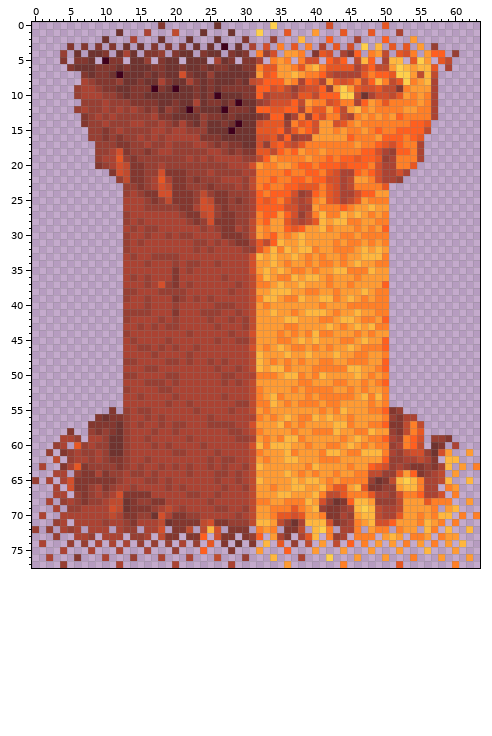
A sprite sheet gets an edit: objects/medieval/fidwell.scenery_large.stg2/images/0.png. This is how it looked before the edit.
The file is 64x78 pixels.
Once edited:
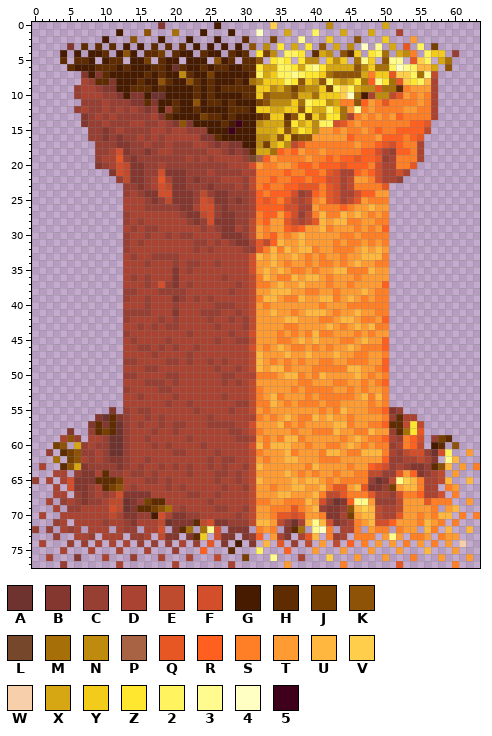
Palette (. is transparent): A #6f332f  B #83372f  C #973f33  D #ab4333  E #bf4b2f  F #d34f2b  G #471b00  H #5f2b00  J #773f00  K #8f5307  L #77472b  M #a76f07  N #bf8b0f  P #a76343  Q #e75723  R #ff5f1f  S #ff7f27  T #ff9b33  U #ffb73f  V #ffcf4b  W #f7cfab  X #d7a713  Y #f3cb1b  Z #ffe72f  2 #fff35f  3 #fffb8f  4 #ffffc3  5 #3f001b
What changed:
@@ x 0..63 @@
- 0 ..................B.......A.......V.......F.......Q.............
- 1 ............A...D...E...A...A...V...Q...T...Q...Q...D...........
- 2 ..........A...D...A...A...A...B...C...U...R...D...R...T.........
- 3 .....B.B.B.B.A.A.B.B.B.A.A.5.A.D.F.S.Q.S.D.Q.F.V.U.Q.Q.T.C......
- 4 ....C.A.AAB.ADA.BBC.BAA.BAA.BAB.SCF.TTS.BQF.DBR.STE.QFS.TRR.C...
- 5 ....B.BBA.5BB.AAC.BAA.AAA.DAB.BBD.STS.SFF.RFR.EUR.DUU.QVT.QE....
- 6 .....BAAABBBABAAABBAABAABABBAABBSQQTTSQTUSQQQQDFREETVUTUUQ.D....
- 7 .......BABBA5AAABABAAFBAACAAAAABTQRTTUTSSREDDDDQSRRQVVTEUE......
- 8 .......DCBBBCAABAADBAADBABAAABAEFRRRTSDRQDTQFQSERUSEQVSTUD......
- 9 ......CDDCBBAABBB5BA5AABABABBBBBRRFQECEFFRCTVTQFFQEEBSTTTD......
-10 ......CDDDCCBABBAAAAAAABAB5AAABBRDEEEDQQERRRVVEADFFEQTSTSD......
-11 .......CCCDCCCBBBBAABAADABBAB5AACDFFFRETSSFQSSDRTSQSSSSTSD......
-12 ......CDCCDCDCDCBCACBA5BAAA5BBBARRQQRRDSQQTRETUSTSSSSTTSSD......
-13 .......BCDCDCCCCCDBBAAAACBBABAAABCRRBDSCRFSSEDSTSTSTRSSSSD......
-14 .......BCCDCCCDDCCDCBDBACAABA5AAFQQQCSQRFTTFQSTSSSSSSSRRQ.......
-15 ........CCBCDCCCCDDCDDCCCAAA5AAAQQQRDQSRFTTSTSSTSRSSRRRRE.......
-16 ........CCBCBCCDCDCDDDDDBBBAAAAAFFQDRCDDTTTTTRSSSTRRRSRQ........
-17 .........CCCBBCCDCCDCCCDDCBCBBAAFCQRFEQSSSSSSSTSSRQFRSSD........
-18 .........CCDFBCCBCDDCCCCCDDCBCBBQQERSRTSSTSSSSSRRFDCRRSD........
-19 .........CDDQCBCCCCCCCDCDCDDDDCCERTSSSSTSSRSRRQRRQCDSSSD........
+ 0 ..................B.......G.......V.......N.......X.............
+ 1 ............G...K...M...G...G...4...X...2...X...X...D...........
+ 2 ..........G...K...G...G...G...H...J...3...Y...K...Y...T.........
+ 3 .....B.H.H.H.G.G.H.H.H.G.G.G.G.K.N.Z.X.Z.K.X.N.4.3.X.Q.2.J......
+ 4 ....G.G.GGH.GKG.HHJ.HGG.HGG.HGH.ZJN.22Z.HXN.KHY.Z2M.XNS.2YY.C...
+ 5 ....H.HHG.GHH.GGJ.HGG.GGG.KGH.HHK.Z2Z.ZNN.YNY.M3Y.K33.QV2.XM....
+ 6 .....HGGGHHHGHGGGHHGAHGGHGHHGGHHZXX22ZX23ZXXXXKNYMM2432UUX.K....
+ 7 .......BGBHGGGGGHGHGGNHGGJGGGGGH2XY2232ZZYMKKKKXSYYQVV2M3E......
+ 8 .......DCHHBGGGHGGKHGGKHGHGGGHGMNYYY2ZKYXK2XNXZMR3ZMQVZ2UD......
+ 9 ......CDDCBBGGHHHGHGGGGHGHGHHHHHYYNXMJMNNYJ2V2XNNQMMHSTTTD......
+10 ......CDDDCCBGBBGAAGGGGHGHGGGGHHYKMMMKXXMYYYV4MGDNNEQTSTSD......
+11 .......CCCDCCCBBHBGGHGGKGHHGHGGGJKNNNYM2ZZNXSSKRTSQSSSSTSD......
+12 ......CDCCDCDCDCBCGCHGGHGGGGHHHGYYXXYYKZXX2YMT3STSSSSTTSSD......
+13 .......BCDCDCCCCCDBHGGGGJHHGHGGGHJYYHKZJYNZZMDSTSTSTRSSSSD......
+14 .......BCCDCCCDDCCDCBKBGGGGHG5GGNXXXJZXYN22FQSTSSSSSSSRRQ.......
+15 ........CCBCDCCCCDDCDDCCCGGG5GGGXXXYKXZYNTTSTSSTSRSSRRRRE.......
+16 ........CCBCBCCDCDCDDDDDBBHGGGGGNNXKYJKKTTTTTRSSSTRRRSRQ........
+17 .........CCCBBCCDCCDCCCDDCBCBBGGNJXYNEQSSSSSSSTSSRQFRSSD........
+18 .........CCDFBCCBCDDCCCCCDDCBCBHXXMRSRTSSTSSSSSRRFDCRRSD........
+19 .........CDDQCBCCCCCCCDCDCDDDDCLPRTSSSSTSSRSRRQRRQCDSSSD........
 20 .........BCDFEBBCCDCCCCCCCCCDDDFTSSTTSRRSRRRQRRRSFDDSSQ.........
@@ x 0..63 @@
 55 ...........B.CDCCDDDDDDCDDDDCDDETSTTTTTTTSTSUTTTSSRBC...........
-56 .........BABBCDDCDCDDDDDDCDDDDDDSTSTUTSSUTUTTSTTTTSCBDD.........
-57 ........BBBBACDCDDCDCCDDDCCCCDDFTTTUSTSTTTTUUSTTSSRBBESE........
-58 .....B..CBCBACDDDCDDCDDDDDDDCCDESTTTTSTTSSSUTTSSUTTCBESQ........
-59 ....DDC.DDCAACDDCDDDDDCDDDDDDCCDTSTSUUSTTTTTSTUTSSRDCSRF.CCB....
-60 ...CD.QCDCCAACDDDCDCDDDDCDDDDDDFUSUUUTTSTTSSTUTSTSSCDSRE.AB.D...
-61 ..C.BCDCCDCAACDDDDDDCCDDDDCDDDDESTTTUSTTTSUUTSSUUUSDCEFFCAFT..T.
-62 ...E.CDDCDCBBCDDCDDDDDDDDCDCCDDETSTTUUTTTSSSTTTTTTRCCDDEDB.UU...
-63 .D..BDQBCCCCBCDCDDCDCDCDDCDCDDCEUTTTTTTSUTTTTSTTRQFCDCBBCBDU.T.S
-64 ...DD.CBBDBCCDCCDCDDDDCDDDCCDCDETTTTUTSTSTTSTTSSEECCQTRBCDE.T...
-65 C.D.DFBBBBBBCDDDCCDCDDDDDDCDDCDEUTTTTUTUUTSTSSSSCABEUVUSDDEU..U.
-66 ...D.FBBCDBCDDCDDDDCDCDDDDDCDDCETTSTTUUTTUSQQTUQBBCCTUUSDD.ST...
+56 .........BAHBCDDCDCDDDDDDCDDDDDDSTSTUTSSUTUTTSTTTTSCHDD.........
+57 ........BHBHACDCDDCDCCDDDCCCCDDFTTTUSTSTTTTUUSTTSSRHHEZE........
+58 .....B..CHJHACDDDCDDCDDDDDDDCCDESTTTTSTTSSSUTTSSUTTCHMZQ........
+59 ....DKC.DDCAACDDCDDDDDCDDDDDDCCDTSTSUUSTTTTTSTUTSSRDCSRF.CJH....
+60 ...JK.XCDCCAACDDDCDCDDDDCDDDDDDFUSUUUTTSTTSSTUTSTSSCDSRE.GH.K...
+61 ..C.HJKCCDCAACDDDDDDCCDDDDCDDDDESTTTUSTTTSUUTSSUUUSDCEFFCAF2..T.
+62 ...M.JKDCDCBBCDDCDDDDDDDDCDCCDDETSTTUUTTTSSSTTTTTTRCCDDEDB.3U...
+63 .D..HKXBCCCCBCDCDDCDCDCDDCDCDDCEUTTTTTTSUTTTTSTTRQFCDCBBCHKU.T.S
+64 ...DD.CBBDHCCDCCDCDDDDCDDDCCDCDETTTTUTSTSTTSTTSSEECCQTRBCDE.T...
+65 C.D.DFBBBHHHJDDDCCDCDDDDDDCDDCDEUTTTTUTUUTSTSSSSCABE3VUSDDEU..U.
+66 ...D.FBBCDHJKDCDDDDCDCDDDDDCDDCETTSTTUUTTUSQQTUQBBCJTUUSDD.ST...
 67 ...DD.CBCDCDFBBBBDDDDDCCDDCDDDDETTTUUTTTUSEEQSSSQDDCFSSRDDF.S...
-68 ..D.CDCBCCDEEABCCBBDDDDDDCDDDDDESSTTSSSUTFCABRUUTCCCETTTQSSS..T.
-69 ...D.CCDDDDFEABBBCDEDCDDDDCCDDCETTSSSQSTUCBBCDUVUEDDETTTTS.TU...
-70 .D..DDDDDDDEDBBCCAFDBBCCDDDDDCDETTSQQFQTTSBBDCTUUEDDQTTSTSUU.S.S
-71 ...CD.DDDDCDDCBDDDEABBBBEFBBCCCEUUTECADUUUFBCDSTUFFRTTTSUTS.S...
-72 C.C.DCD.DDD.DCC.DDF.BBE.EUF.BBB.STS.BBE.UVS.DDS.TSS.STT.US.U..U.
-73 ...C..DDC.DDD.CCD.EBB.BBR.FBB.BCR.TDB.DQU.SCD.SSS.TUT.SST.STT...
-74 .D...C.C.D.D.D.C.C.C.D.C.Q.B.A.B.U.Q.C.E.T.E.R.S.T.T.S.T.S.T.U..
-75 ....D...D...D...D...C...R...B...T...R...T...T...T...T...U...T...
-76 ..D...B...D...C...D...D...E...C...U...D...V...T...T...S...T...T.
+68 ..D.CDCBCCDEEABCJHHDDDDDDCDDDDDESSTTSSSUTFCABR33TCCCETTTQSSS..T.
+69 ...D.CCDDDDFEABHHJKMDCDDDDCCDDCETTSSSQSTUCBBCKUVUEDDETTTTS.TU...
+70 .D..DDDDDDDEDBBCCGFDBBCCDDDDDCDETTSQQFQTTSBBDJTUUEDDQTTSTSUU.S.S
+71 ...CD.DDDDCDDCBDDDEABBBHEFBBCCCEUUTECADU3UFBCDSTUFFRTTTSUTS.S...
+72 C.C.DCD.DDD.DCC.DDF.BHM.M3F.BBB.STS.BHM.34S.DDS.TSS.STT.US.U..U.
+73 ...C..DDC.DDD.CCD.EBB.BHY.FBB.BCR.TDB.DQU.SCD.SSS.T3T.SST.STT...
+74 .D...C.C.D.D.D.C.C.C.D.C.Q.B.G.B.U.Q.C.E.T.E.R.S.T.T.S.T.S.T.W..
+75 ....D...D...D...D...C...R...H...2...R...T...T...T...T...U...T...
+76 ..D...B...D...C...D...D...E...J...3...D...V...T...T...S...T...T.
 77 ....C.......D.......D.......D.......T.......S.......Q.......S...
Changed places in both pictures, as pixel boxes (x1, y1, x2, y2):
changed: (60, 22, 452, 162)
changed: (53, 414, 326, 561)
changed: (389, 414, 459, 470)
changed: (389, 477, 403, 491)
changed: (347, 498, 368, 519)
changed: (389, 533, 396, 540)
changed: (459, 540, 466, 547)
